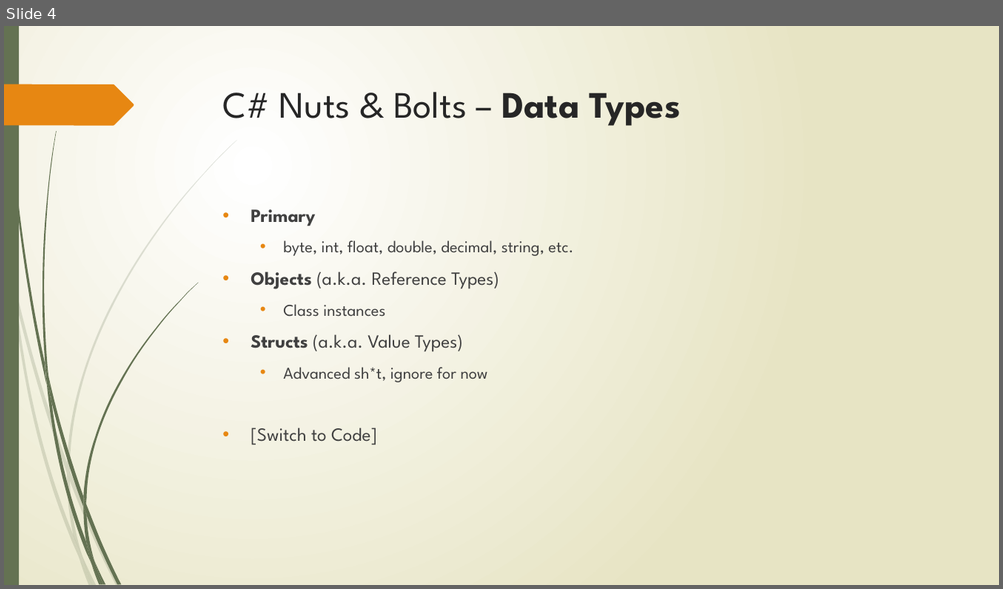
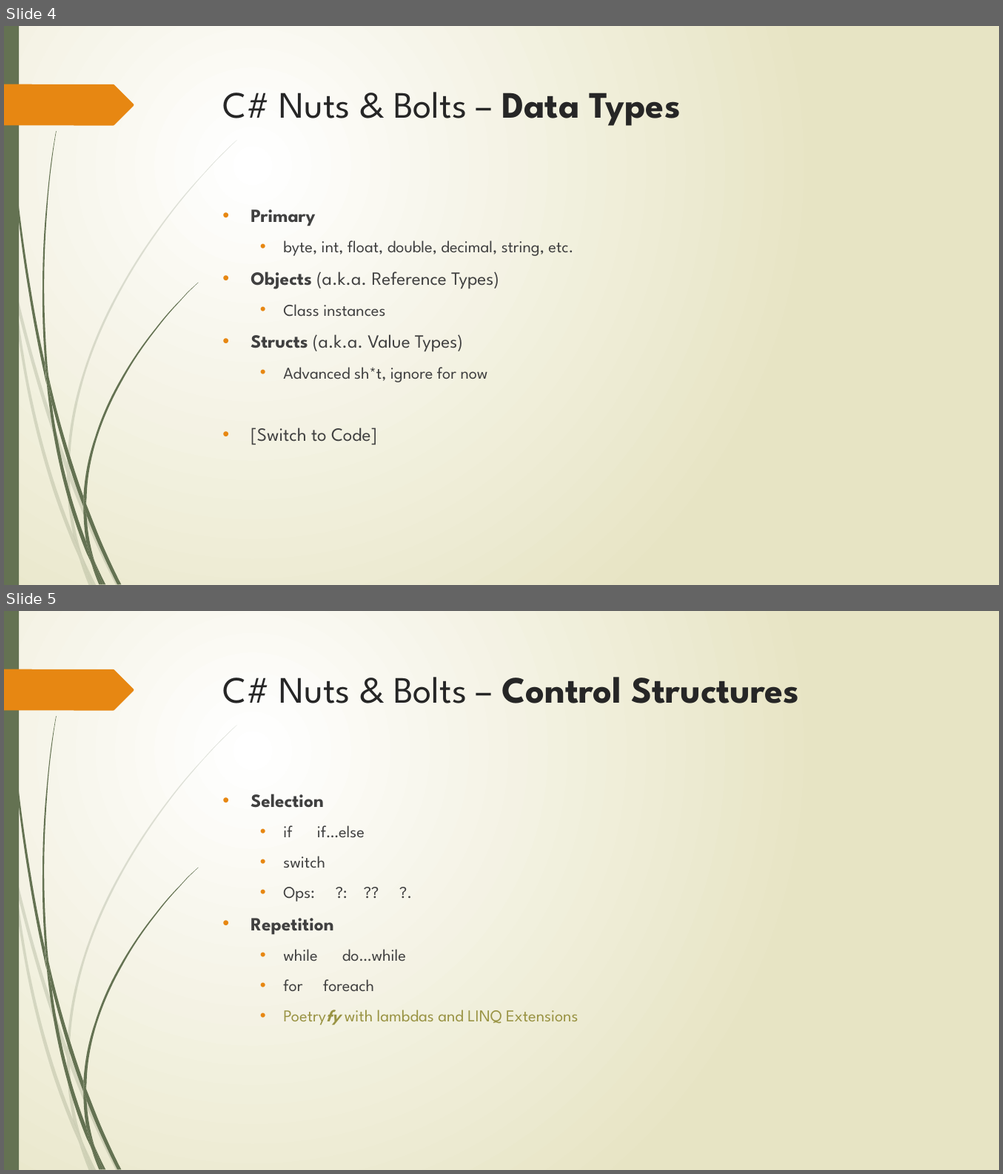
Before and after one commit to hinteadan/csharp-crash-course, a slide deck: Topics.pptx. Shown one above the other, each under a label of ours: slide 4 before the commit, slides 4 and 5 after it. The pictures are 1003x589 and 1003x1174 pixels, drawn with LibreOffice and Linux fonts; fonts in the diff are those of the drawing. Boxes give left, top, right and bottom in pixels: in the first picture for what was removed or moved away, otherwise in the second. Text is boxed around its words. In the diff, an @@ line names an element or a change of style, - is before the commit and + after.

Commit message:
OD: Presentation

```diff
--- a/Topics.pptx
+++ b/Topics.pptx
@@ slide 5 added at bbox=[4, 611, 999, 1170], background gradient #FFFFFF to #E8E6C4; not listed: 24 template elements that a slide beside it also shows @@
@@ title added at bbox=[223, 677, 800, 703], 36 pt, text #262626, bold @@
+C# Nuts & Bolts – Control Structures
@@ text added at bbox=[250, 794, 578, 1024], 16 pt, text #404040 @@
+• Selection
+  • if if…else
+  • switch
+  • Ops: ?: ?? ?.
+• Repetition
+  • while do…while
+  • for foreach
+  • Poetryfy with lambdas and LINQ Extensions
```
